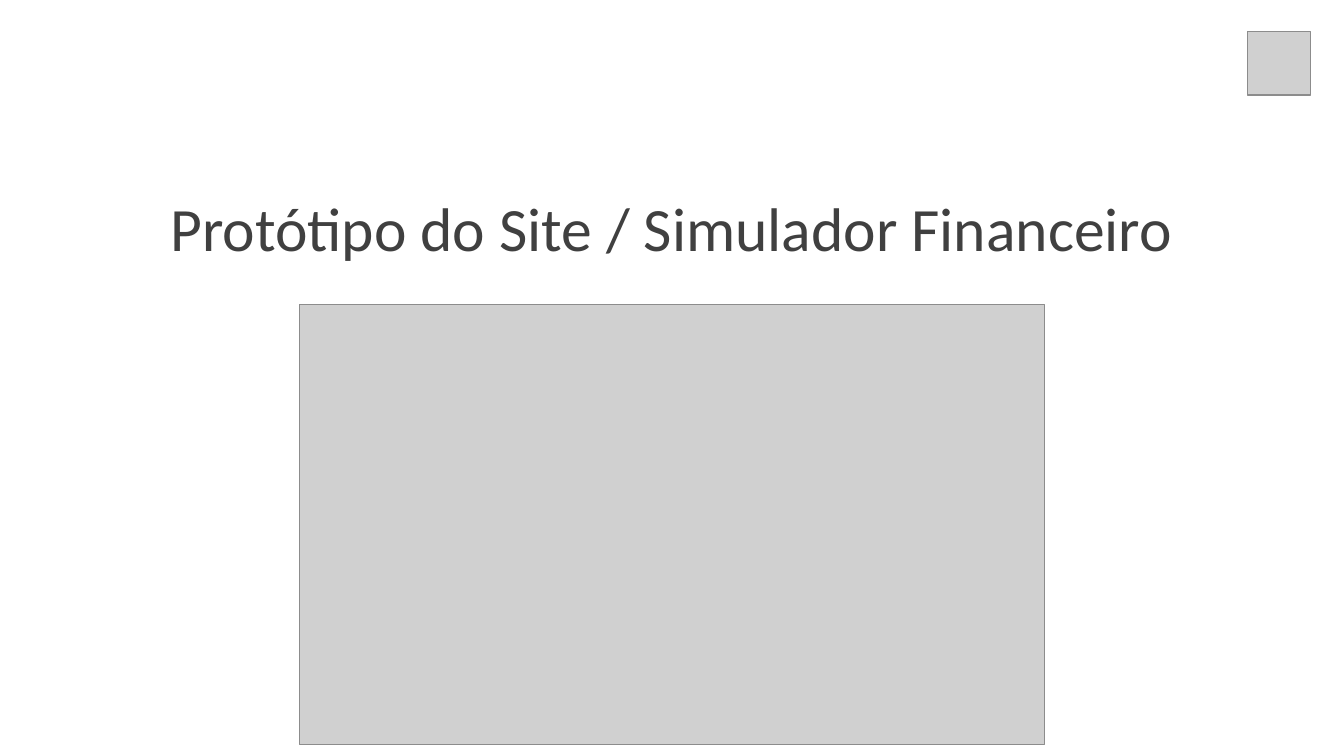
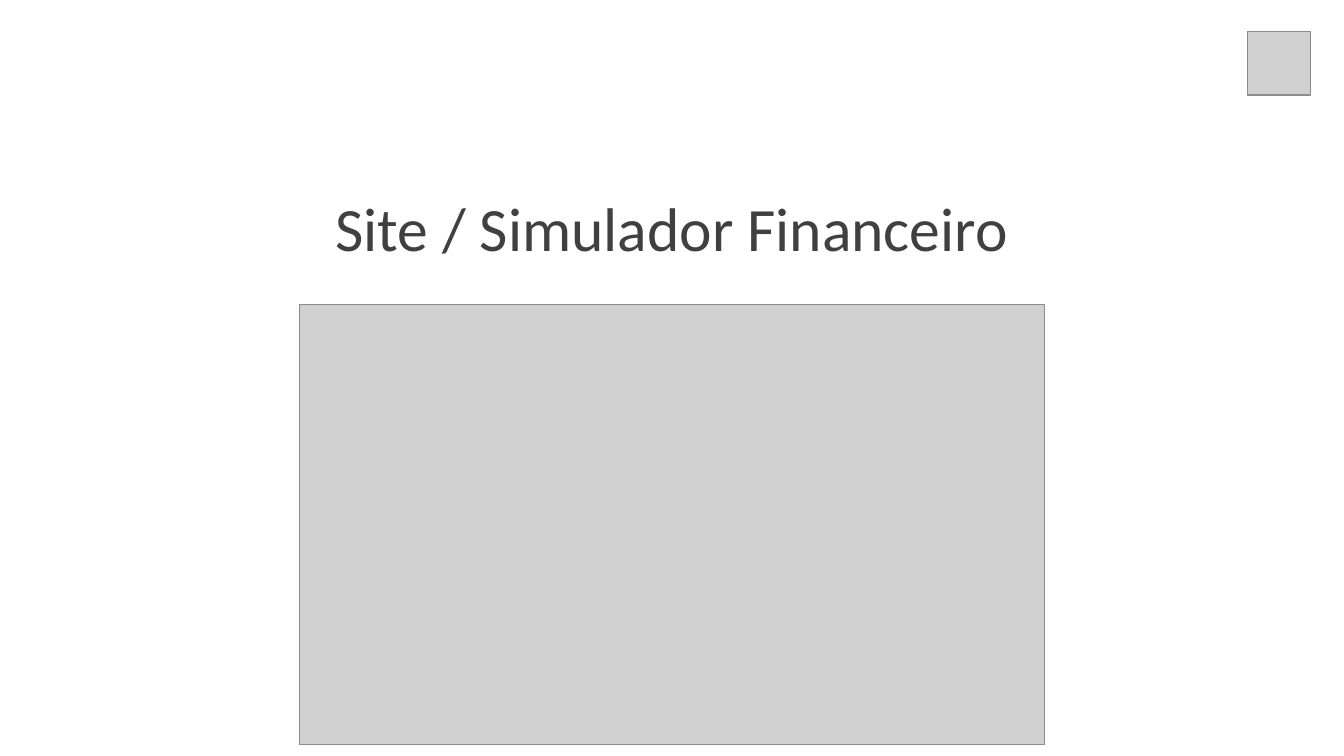
Before and after one commit to gui-ss/projeto-bandtec, a slide deck: slide 11 of Documentação/chameleon.pptx (slide 8 before the commit). Drawn at 1344x756 pixels with LibreOffice and Linux fonts; fonts in the diff are those of the drawing; grey boxes stand for pictures. Boxes give left, top, right and bottom in pixels: in the first picture for what was removed or moved away, otherwise in the second. Text is boxed around its words. In the diff, an @@ line names an element or a change of style, - is before the commit and + after.

```diff
--- a/Documentação/chameleon.pptx
+++ b/Documentação/chameleon.pptx
@@ title at (335, 208, 1007, 252): text changed @@
-Protótipo do Site / Simulador Financeiro
+Site / Simulador Financeiro
```
Also in this commit, not shown: 3 other slides changed, 5 slides added, 1 slide removed, 3 other files.
